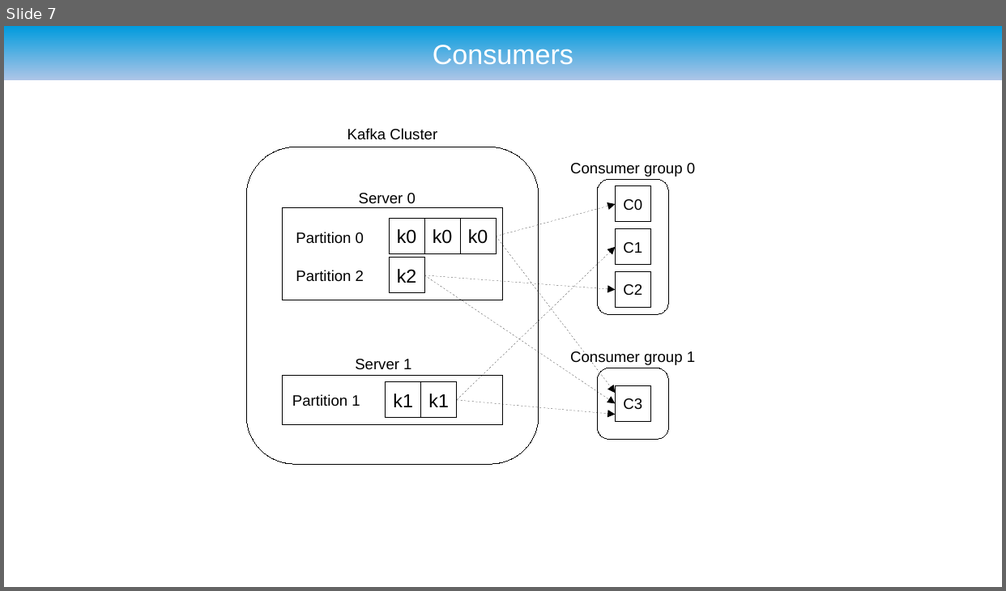
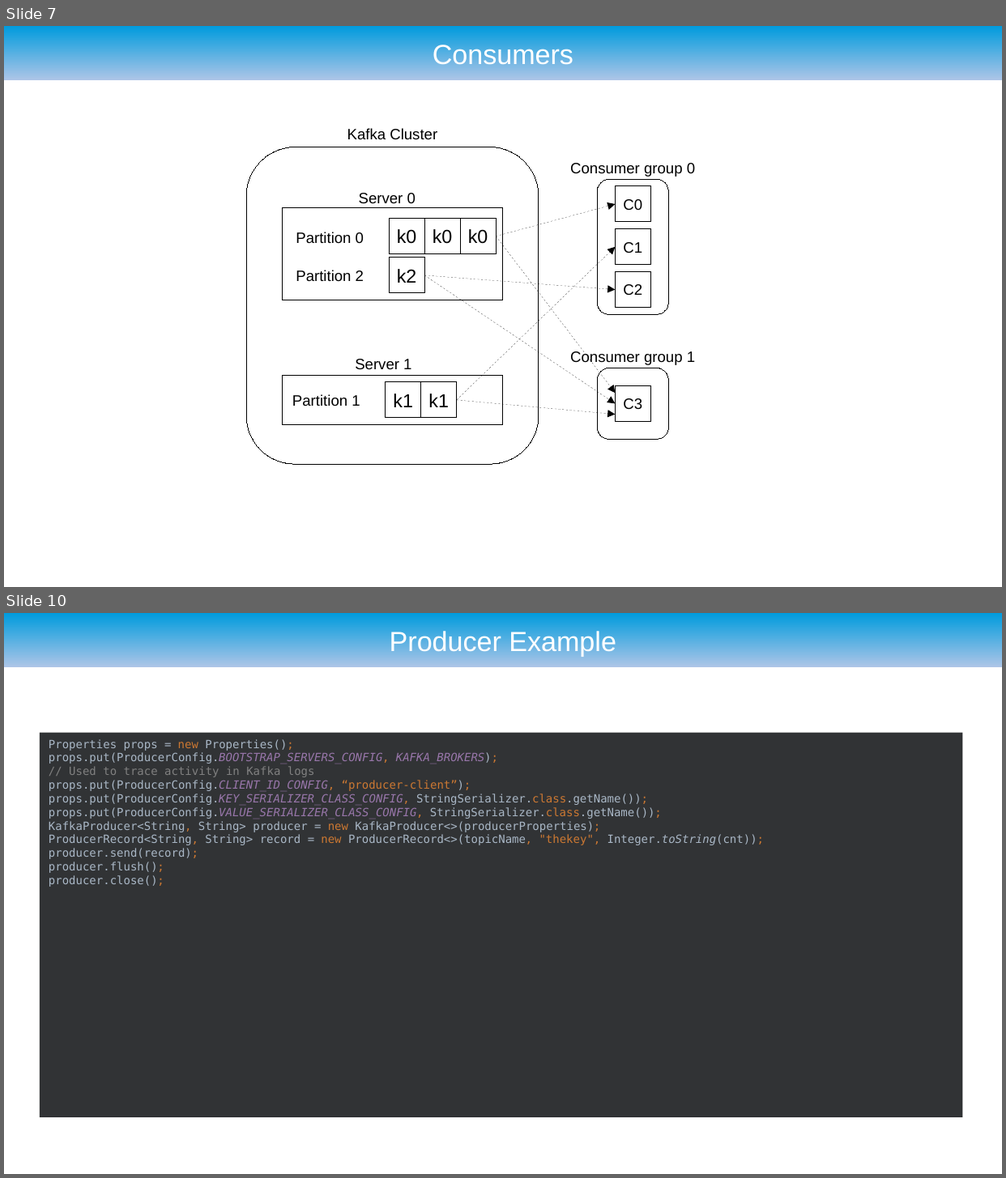
Before and after one commit to ryzlab/kafka-kompetensdag, a slide deck: kafka-demo/presentation.odp. Shown one above the other, each under a label of ours: slide 7 before the commit, slides 7 and 10 after it; the slides between them are not shown. The pictures are 1006x591 and 1006x1178 pixels, drawn with LibreOffice and Linux fonts; fonts in the diff are those of the drawing; background and template pictures are left out. Boxes give left, top, right and bottom in pixels: in the first picture for what was removed or moved away, otherwise in the second. Text is boxed around its words. In the diff, an @@ line names an element or a change of style, - is before the commit and + after.

```diff
--- a/kafka-demo/presentation.odp
+++ b/kafka-demo/presentation.odp
@@ slide 10 added at <box>4,613,1002,1174</box>, background #FFFFFF; not listed: 1 template element that a slide beside it also shows @@
@@ title added at <box>390,628,616,656</box>, 22 pt, text #FFFFFF @@
+Producer Example
@@ rectangle added at <box>40,733,963,1118</box>, fill #313335, 9 pt, text #A9B7C6 @@
+Properties props = new Properties();
+props.put(ProducerConfig.BOOTSTRAP_SERVERS_CONFIG, KAFKA_BROKERS);
+// Used to trace activity in Kafka logs
+props.put(ProducerConfig.CLIENT_ID_CONFIG, “producer-client”);
+props.put(ProducerConfig.KEY_SERIALIZER_CLASS_CONFIG, StringSerializer.class.getName());
+props.put(ProducerConfig.VALUE_SERIALIZER_CLASS_CONFIG, StringSerializer.class.getName());
+KafkaProducer<String, String> producer = new KafkaProducer<>(producerProperties);
+ProducerRecord<String, String> record = new ProducerRecord<>(topicName, "thekey", Integer.toString(cnt));
+producer.send(record);
+producer.flush();
+producer.close();
```
Also in this commit, not shown: 9 other slides added, 11 other files.
